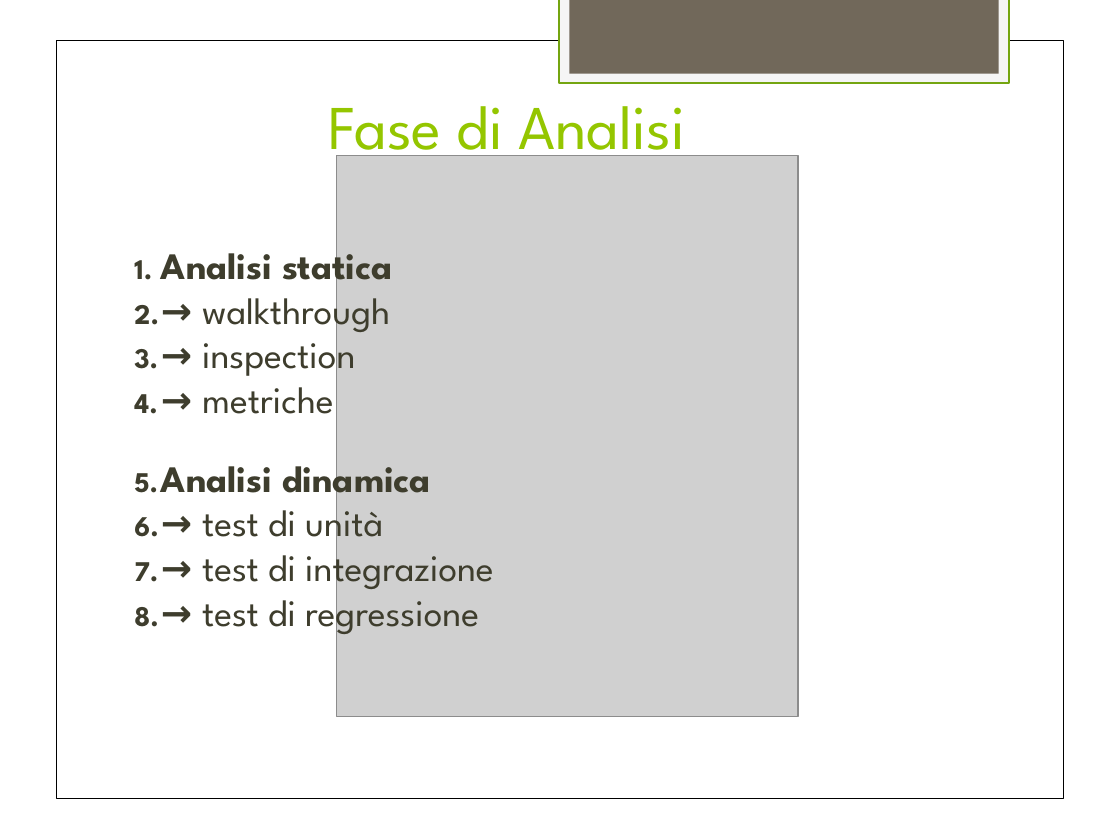
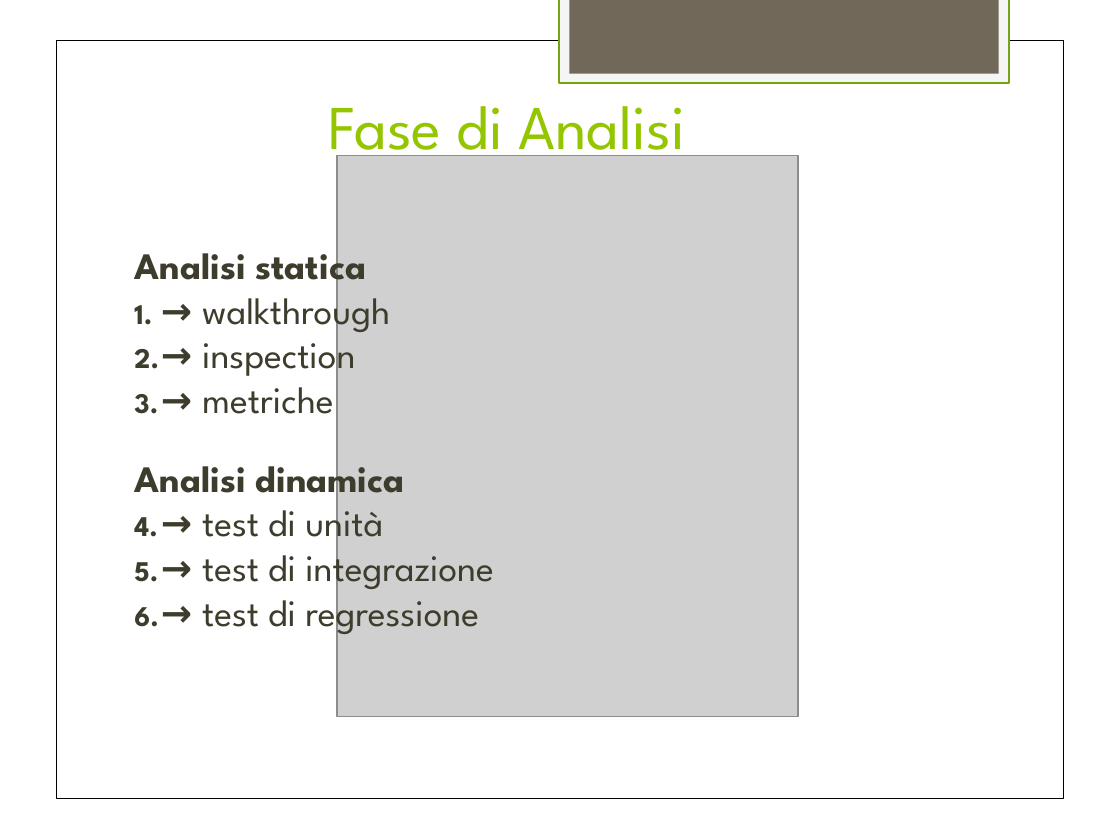
Before and after one commit to TeamCommitted/Team-Committed---Documenti, a slide deck: slide 3 of RQ/Esterni/presentazione/RP-Presentazione_w_mobile.pptx. Drawn at 1120x840 pixels with LibreOffice and Linux fonts; fonts in the diff are those of the drawing; grey boxes stand for pictures. Boxes give left, top, right and bottom in pixels: in the first picture for what was removed or moved away, otherwise in the second. Text is boxed around its words. In the diff, an @@ line names an element or a change of style, - is before the commit and + after.

```diff
--- a/RQ/Esterni/presentazione/RP-Presentazione_w_mobile.pptx
+++ b/RQ/Esterni/presentazione/RP-Presentazione_w_mobile.pptx
@@ text at box(134, 241, 405, 504): bullet 1. to none @@
```
Also in this commit, not shown: 1 other file.
